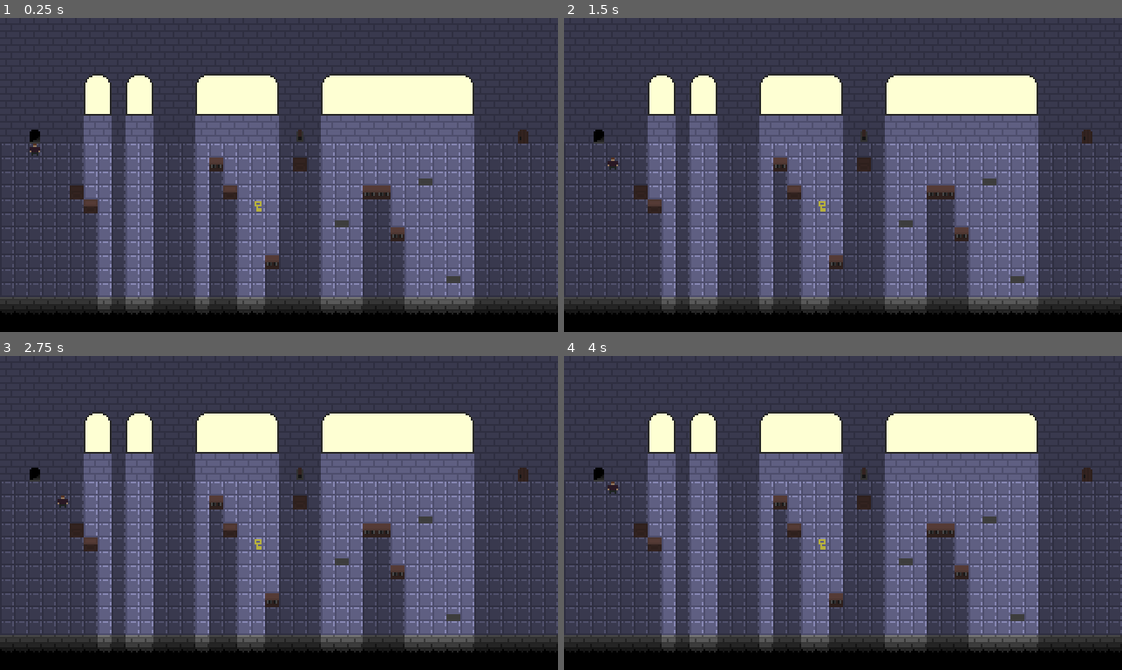
Above: before the commit, frames 1-4 (two rows, left to right).
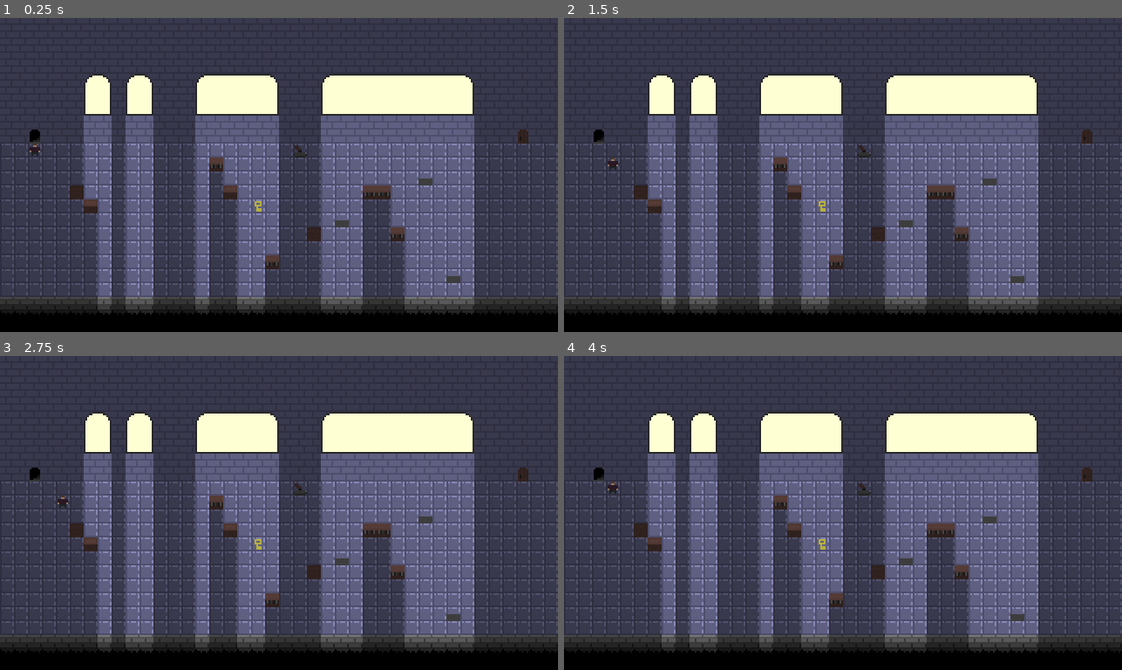
Above: after the commit, the same moments.

Repository: veren-damyanov/suntower
Game: Godot game, scene res://scenes/levels/level1.tscn
The game is run twice, just before and just after one commit, with the same random seed, the same clock (stepped at 60 frames per second) and the same inputs. This scene is started directly instead of the project's main scene.
Inputs:
- Up to frame 1 (0.25 s): no input
- Up to frame 2 (1.5 s): tap Enter at 0.5 s; hold Right (right) 0.53-1.28 s; hold Space (interact) 0.53-1.28 s; hold Down (down) from 1.28 s (still down); tap Space (interact) at 1.35 s
- Up to frame 3 (2.75 s): tap Enter at 2 s; release Down (down) at 2.03 s; hold Right (right) from 2.03 s (still down); hold Space (interact) from 2.03 s (still down)
- Up to frame 4 (4 s): release Right (right) at 2.78 s; release Space (interact) at 2.78 s; hold Up (up) 2.78-3.53 s; tap Space (interact) at 2.85 s; tap Enter at 3.5 s; hold Left (left) from 3.53 s (still down); hold Space (interact) from 3.53 s (still down)

The runs differ from the first frame. In frame 1, 0.3% of the frame differs, in the area x 52-58%, y 35-72%; in frame 2, 0.3%; in frame 3, 0.3%; in frame 4, 0.3%.

Commit message:
Rework lever to be floor-bound instead of wall

Diff:
--- a/scenes/levels/level1.tscn
+++ b/scenes/levels/level1.tscn
@@ -37,7 +37,7 @@
 position = Vector2(132, 100)
 
 [node name="Crate4" parent="Pushables" instance=ExtResource("3_xli5k")]
-position = Vector2(172, 84)
+position = Vector2(180, 124)
 
 [node name="Extendables" type="Node2D" parent="."]
 script = ExtResource("5_3epy7")
@@ -57,7 +57,7 @@
 [node name="Interactables" type="Node2D" parent="."]
 
 [node name="Lever" parent="Interactables" instance=ExtResource("5_tcpgy")]
-position = Vector2(172, 68)
+position = Vector2(172, 76)
 channel = 1
 
 [node name="Key" parent="Interactables" instance=ExtResource("6_nlo4e")]
--- a/scenes/levels/level2.tscn
+++ b/scenes/levels/level2.tscn
@@ -67,7 +67,7 @@
 [node name="Interactables" type="Node2D" parent="."]
 
 [node name="Lever" parent="Interactables" instance=ExtResource("7_unt37")]
-position = Vector2(180, 68)
+position = Vector2(180, 100)
 channel = 1
 
 [node name="Key" parent="Interactables" instance=ExtResource("8_tw16e")]
--- a/scripts/player.gd
+++ b/scripts/player.gd
@@ -61,6 +61,12 @@
             if self._move_pushable(object, dx, dy):
                 self._move_player(move_to)
             return
+        for object in self.interactables.get_children():
+            var object_pos = self.tilemap.local_to_map(object.get_position())
+            if object_pos != move_to:
+                continue
+            self._move_player(move_to)
+            return
         if self.tilemap.is_tile_free(move_to):
             self._move_player(move_to)
 
@@ -86,15 +92,15 @@
                 player_pos.x - 1 == object_pos.x:
                     object.toggle()
                     interacted = true
+        if object.is_in_group('lever'):
+            if player_pos == object_pos:
+                object.pull()
+                interacted = true
         object_pos = Vector2i(object_pos.x, object_pos.y + 1)
         if object.is_in_group('door'):
             if !self.exit_open and self.has_key and player_pos == object_pos:
                 self.exit_open = true
                 object.play('open')
-                interacted = true
-        if object.is_in_group('lever'):
-            if player_pos == object_pos:
-                object.pull()
                 interacted = true
     if interacted and self.lit:
         self.death()
--- a/scripts/tilemap.gd
+++ b/scripts/tilemap.gd
@@ -11,6 +11,7 @@
 var occluders = Array()
 @onready var pushables = $"../Pushables"
 @onready var extendables = $"../Extendables"
+@onready var interactables = $"../Interactables"
 
 
 func _ready():
@@ -51,6 +52,9 @@
             continue
         if self.local_to_map(extendable.get_position()) == tile_pos:
             return false
+    for interactable in self.interactables.get_children():
+        if self.local_to_map(interactable.get_position()) == tile_pos:
+            return false
     return true
 
 func _create_occluders() -> void:
Binary file changed: assets/sprites/lever1.png
Binary file changed: assets/sprites/lever2.png
